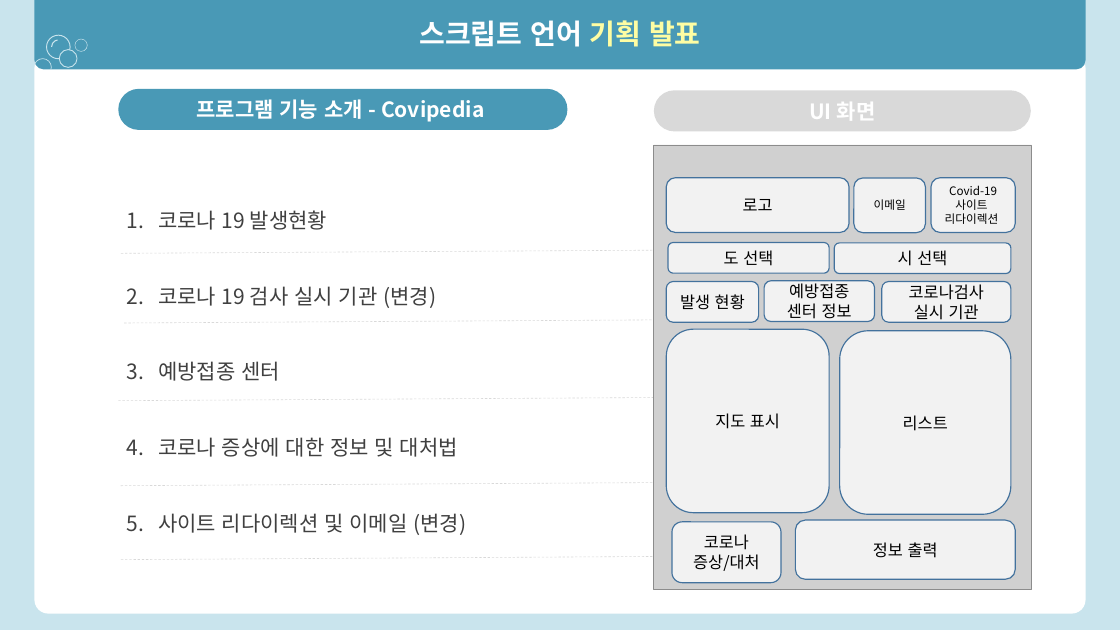
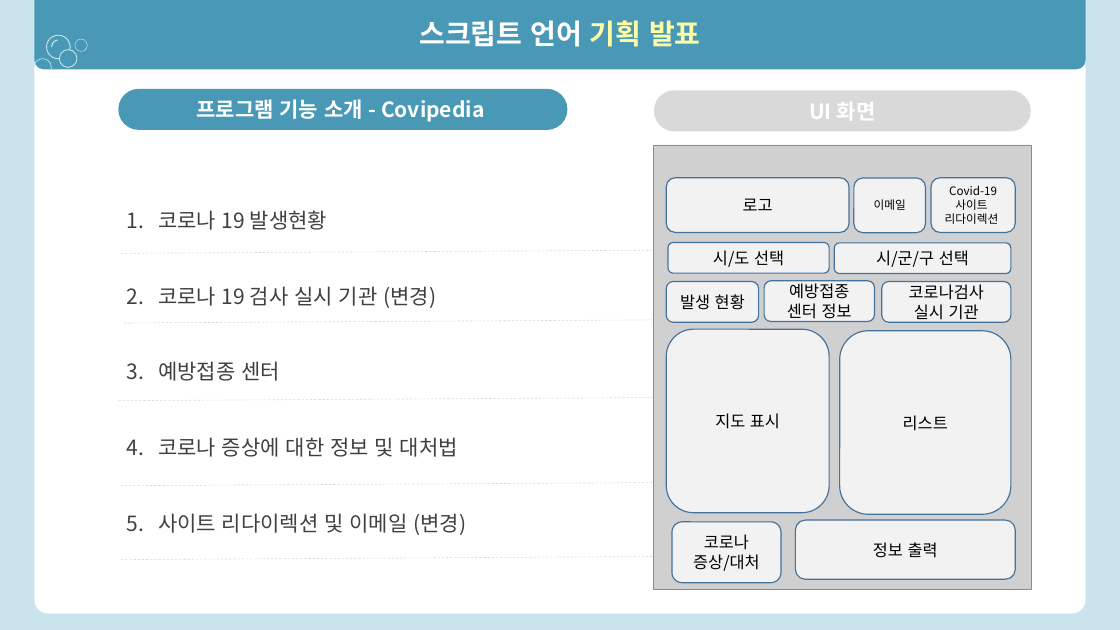
Before and after one commit to jsoh1945/ScriptLang, a slide deck: slide 3 of finalproject/중간발표.pptx. Drawn at 1120x630 pixels with LibreOffice and Linux fonts; fonts in the diff are those of the drawing; grey boxes stand for pictures. Boxes give left, top, right and bottom in pixels: in the first picture for what was removed or moved away, otherwise in the second. Text is boxed around its words. In the diff, an @@ line names an element or a change of style, - is before the commit and + after.

```diff
--- a/finalproject/중간발표.pptx
+++ b/finalproject/중간발표.pptx
@@ text in rounded rectangle at [713,250,784,267]: text changed @@
-도 선택
+시/도 선택
@@ text in rounded rectangle at [876,250,969,267]: text changed @@
-시 선택
+시/군/구 선택
```
